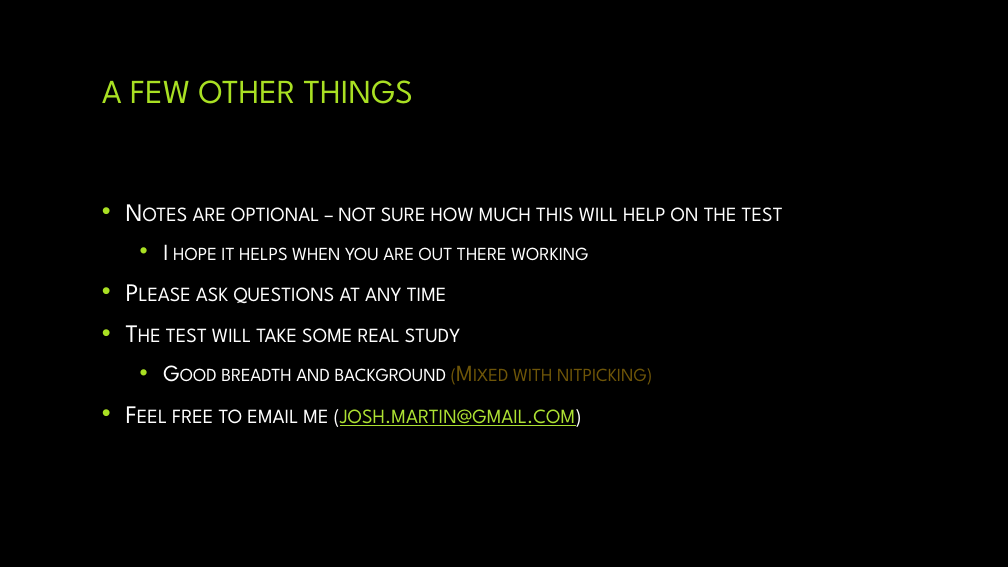
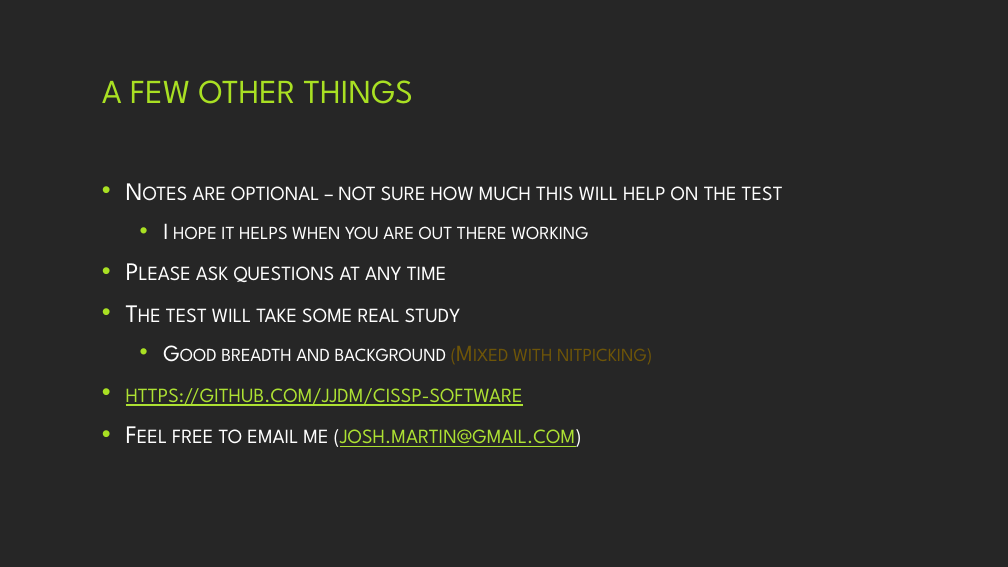
Before and after one commit to jjdm/cissp-software, a slide deck: slide 5 of docs/Software Development - CISSP.pptx. Drawn at 1008x567 pixels with LibreOffice and Linux fonts; fonts in the diff are those of the drawing; background and template pictures are left out. Boxes give left, top, right and bottom in pixels: in the first picture for what was removed or moved away, otherwise in the second. Text is boxed around its words. In the diff, an @@ line names an element or a change of style, - is before the commit and + after.

Commit message:
Fixing slide background

```diff
--- a/docs/Software Development - CISSP.pptx
+++ b/docs/Software Development - CISSP.pptx
@@ background picture (left out) to #262626 @@
@@ text at box(126, 388, 523, 406): paragraph added @@
+• https://github.com/jjdm/cissp-software
```
Also in this commit, not shown: 18 other slides changed.
